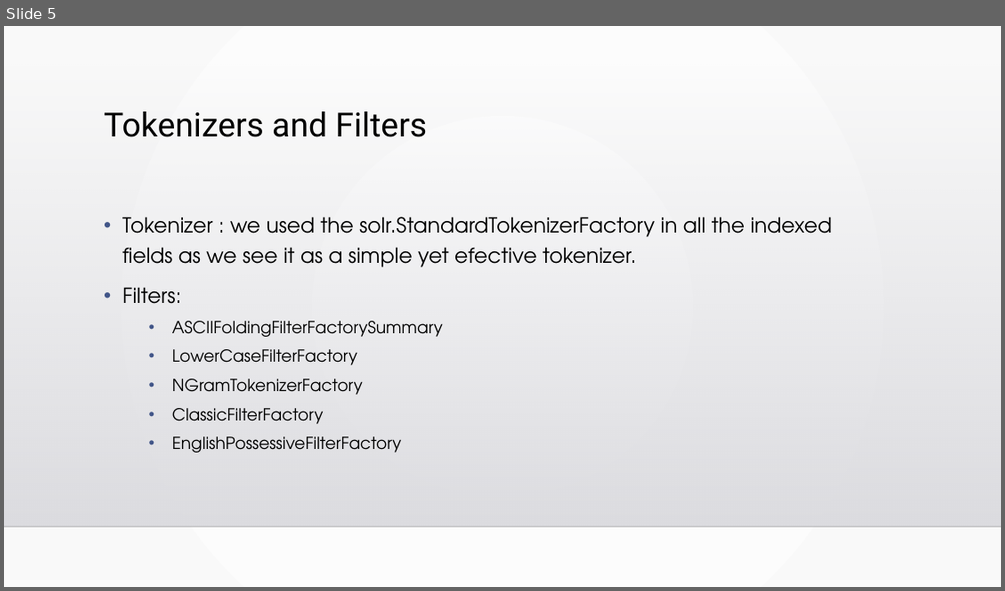
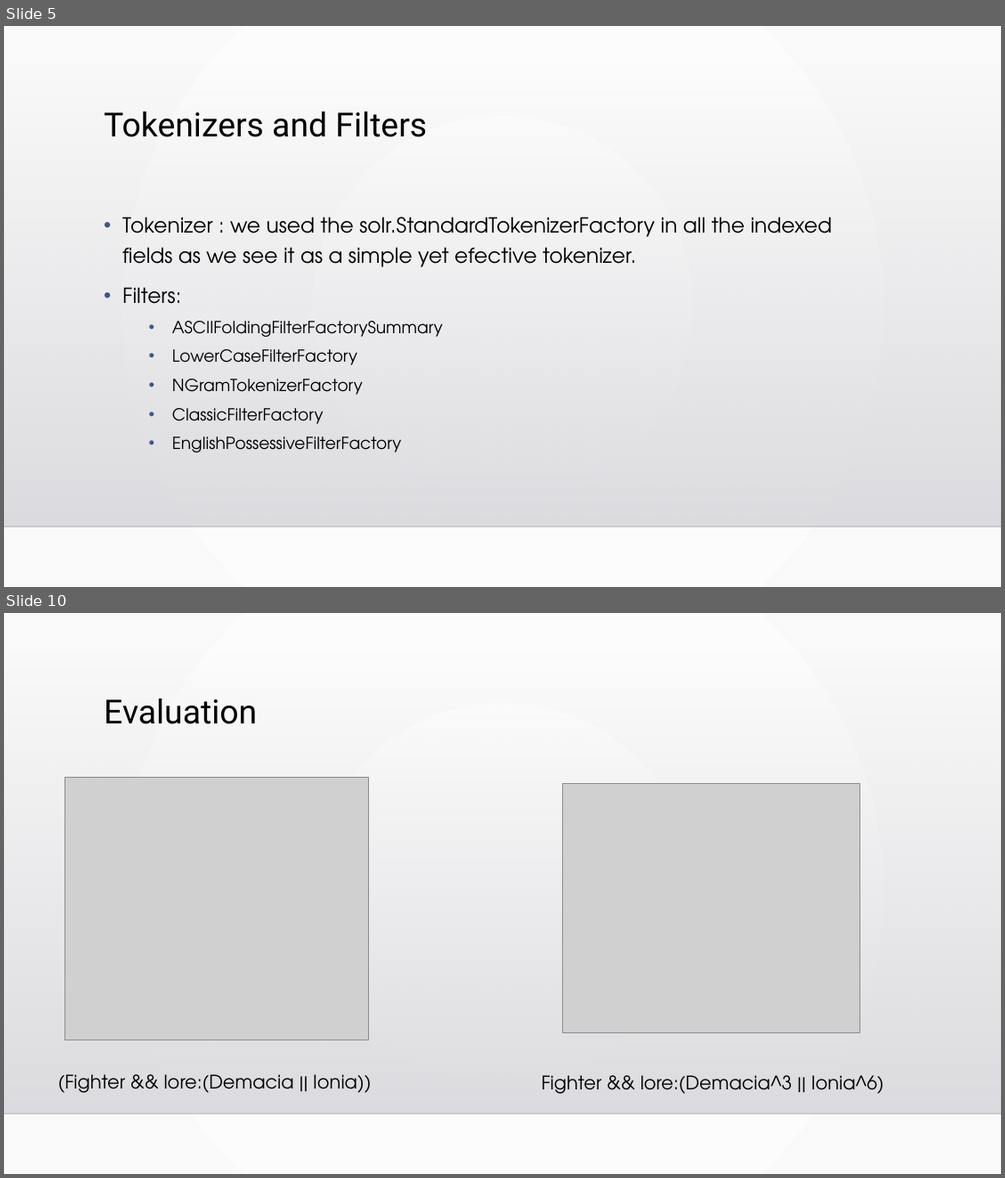
Before and after one commit to MiNeves00/PRI2021, a slide deck: docs/apresentacao2.pptx. Shown one above the other, each under a label of ours: slide 5 before the commit, slides 5 and 10 after it; the slides between them are not shown. The pictures are 1005x591 and 1005x1178 pixels, drawn with LibreOffice and Linux fonts; fonts in the diff are those of the drawing; grey boxes stand for pictures; background and template pictures are left out. Boxes give left, top, right and bottom in pixels: in the first picture for what was removed or moved away, otherwise in the second. Text is boxed around its words. In the diff, an @@ line names an element or a change of style, - is before the commit and + after.

```diff
--- a/docs/apresentacao2.pptx
+++ b/docs/apresentacao2.pptx
@@ slide 10 added at (4,613,1001,1174), background gradient #FFFFFF to #FAFAFA; not listed: 2 template elements that a slide beside it also shows @@
@@ title added at (104,698,257,724), 32 pt, text #000000 @@
+Evaluation
@@ picture added at (65,777,368,1040) @@
@@ picture added at (563,784,860,1032) @@
@@ text added at (58,1074,371,1093), 18 pt, text #000000 @@
+(Fighter && lore:(Demacia || Ionia))
@@ text added at (542,1075,884,1094), 18 pt, text #000000 @@
+Fighter && lore:(Demacia^3 || Ionia^6)
```
Also in this commit, not shown: 2 slides changed, 8 other slides added, 1 slide removed.
